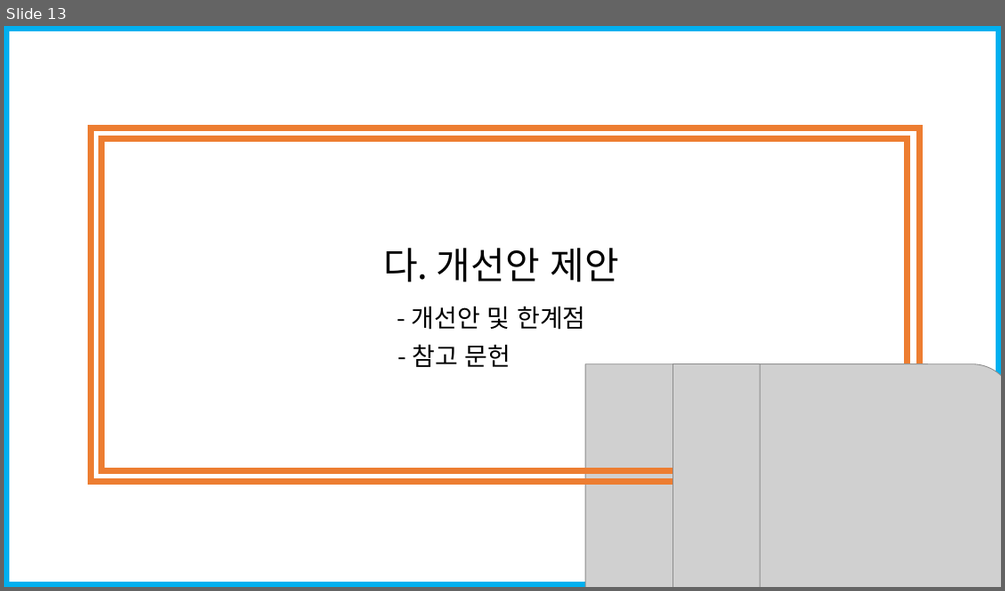
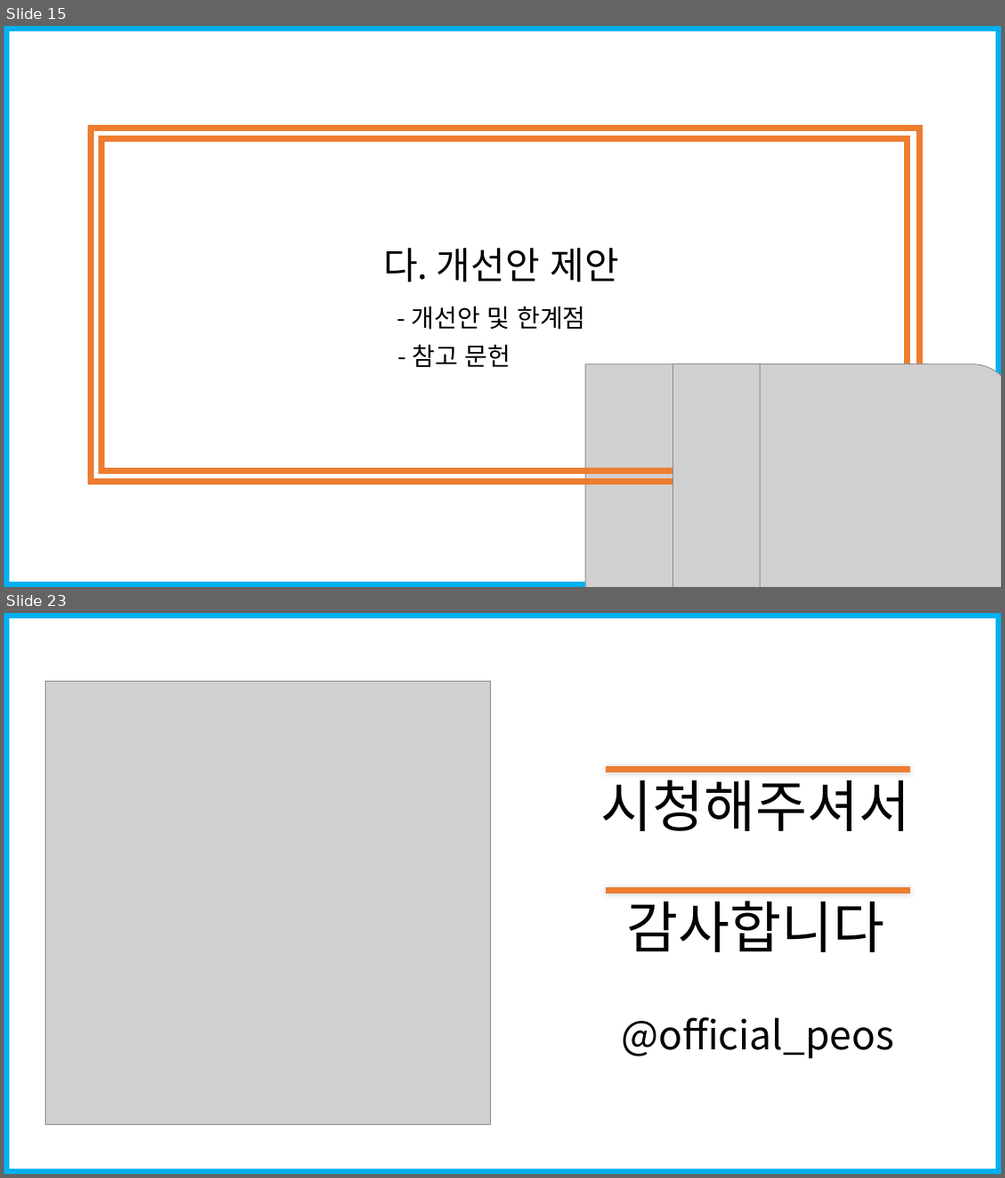
Before and after one commit to seungjae1162/SportsData, a slide deck: standard_in_2020-12-31/코로나19에따른 스포츠시설 폐업 수(20201228_20210103).pptx. Shown one above the other, each under a label of ours: slide 13 before the commit, slides 15 and 23 after it; the slides between them are not shown. The pictures are 1005x591 and 1005x1178 pixels, drawn with LibreOffice and Linux fonts; fonts in the diff are those of the drawing; grey boxes stand for pictures; background and template pictures are left out. Boxes give left, top, right and bottom in pixels: in the first picture for what was removed or moved away, otherwise in the second. Text is boxed around its words. In the diff, an @@ line names an element or a change of style, - is before the commit and + after.

```diff
--- a/standard_in_2020-12-31/코로나19에따른 스포츠시설 폐업 수(20201228_20210103).pptx
+++ b/standard_in_2020-12-31/코로나19에따른 스포츠시설 폐업 수(20201228_20210103).pptx
@@ slide 23 added at <box>4,613,1001,1174</box>, background picture (left out); not listed: 1 template element that a slide beside it also shows @@
@@ picture added at <box>45,681,490,1125</box> @@
@@ title added at <box>600,770,910,952</box>, 54 pt, text #000000 @@
+시청해주셔서
+감사합니다
@@ line added from (606, 770) to (910, 770), #ED7D31 6 pt @@
@@ line added from (606, 891) to (910, 891), #ED7D31 6 pt @@
@@ subtitle added at <box>621,1017,893,1058</box>, 38 pt, text #000000 @@
+@official_peos
@@ what was slide 13 is now slide 15 @@
```
Also in this commit, not shown: 8 slides changed, 5 other slides added.
